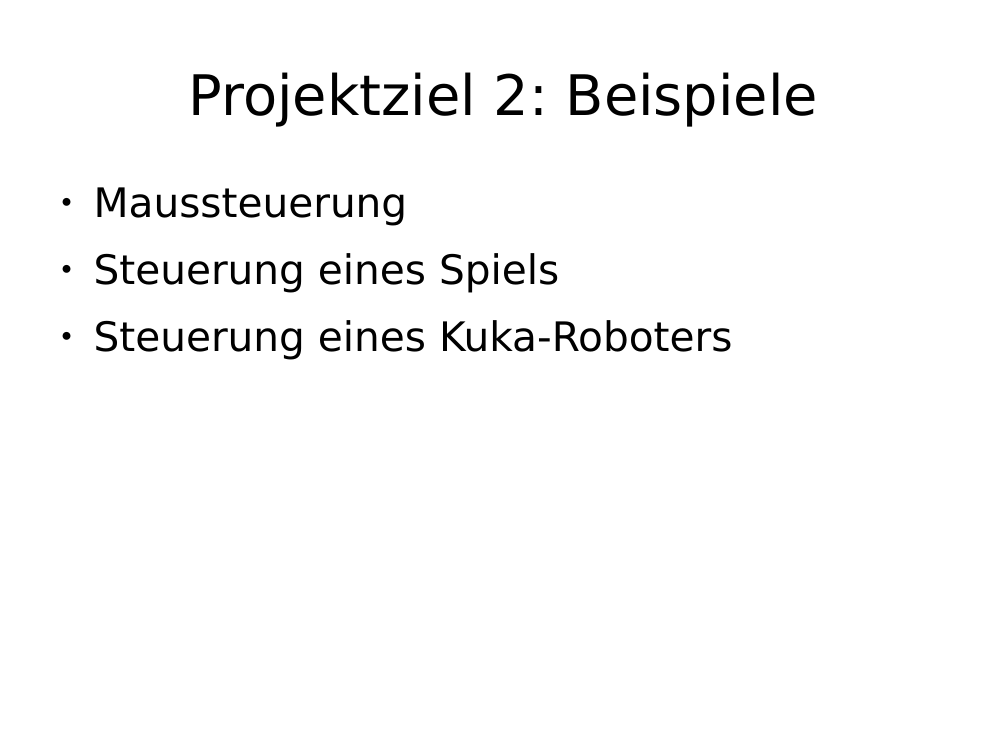
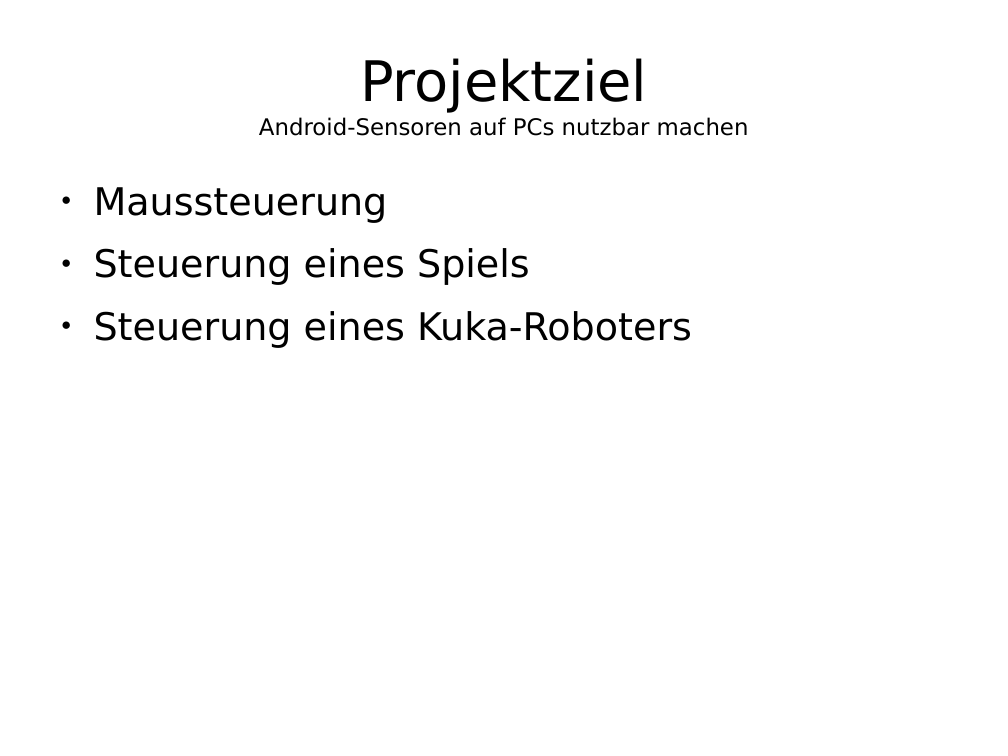
Before and after one commit to enra64/psychic-giggle, a slide deck: slide 4 of zwischenstand anfang dezember.odp (slide 3 before the commit). Drawn at 1008x756 pixels with LibreOffice and Linux fonts; fonts in the diff are those of the drawing. Boxes give left, top, right and bottom in pixels: in the first picture for what was removed or moved away, otherwise in the second. Text is boxed around its words. In the diff, an @@ line names an element or a change of style, - is before the commit and + after.

```diff
--- a/zwischenstand anfang dezember.odp
+++ b/zwischenstand anfang dezember.odp
@@ title at box(259, 58, 749, 136): text changed; size 44 to 18 pt @@
-Projektziel 2: Beispiele
+Projektziel
+Android-Sensoren auf PCs nutzbar machen
@@ text "Maussteuerung" at box(94, 187, 692, 348): size 32 to 30 pt @@
```
Also in this commit, not shown: 5 other slides changed, 2 slides added, 1 slide removed, 2 other files.
